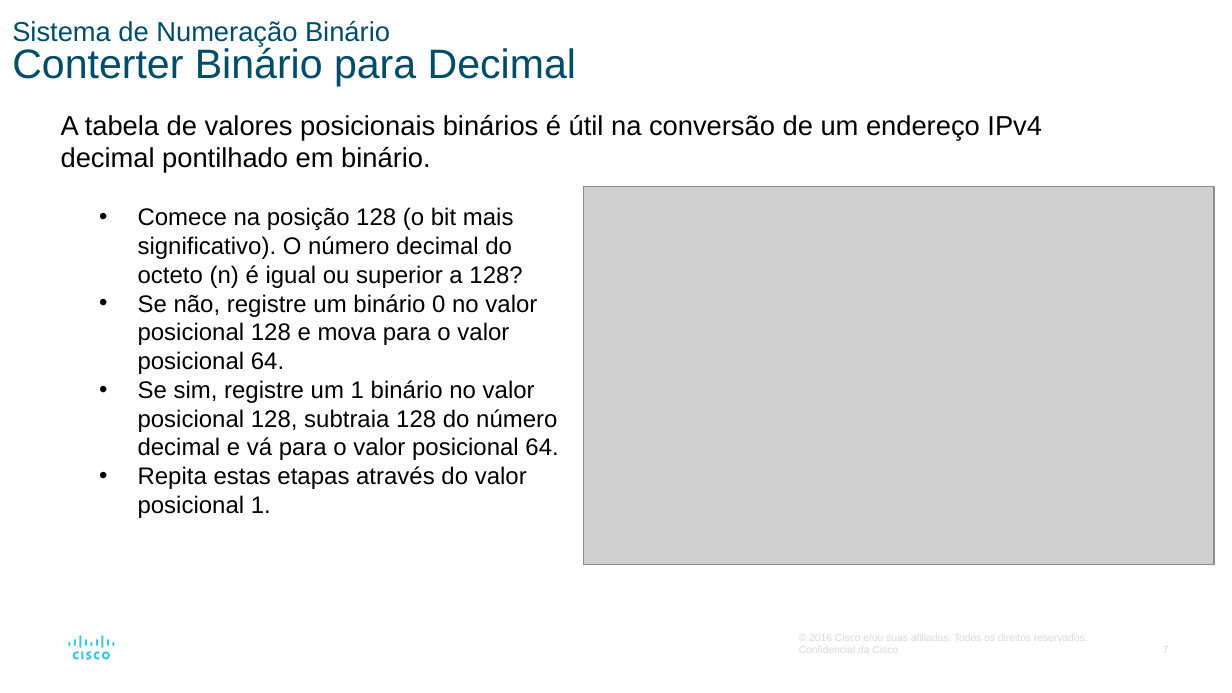
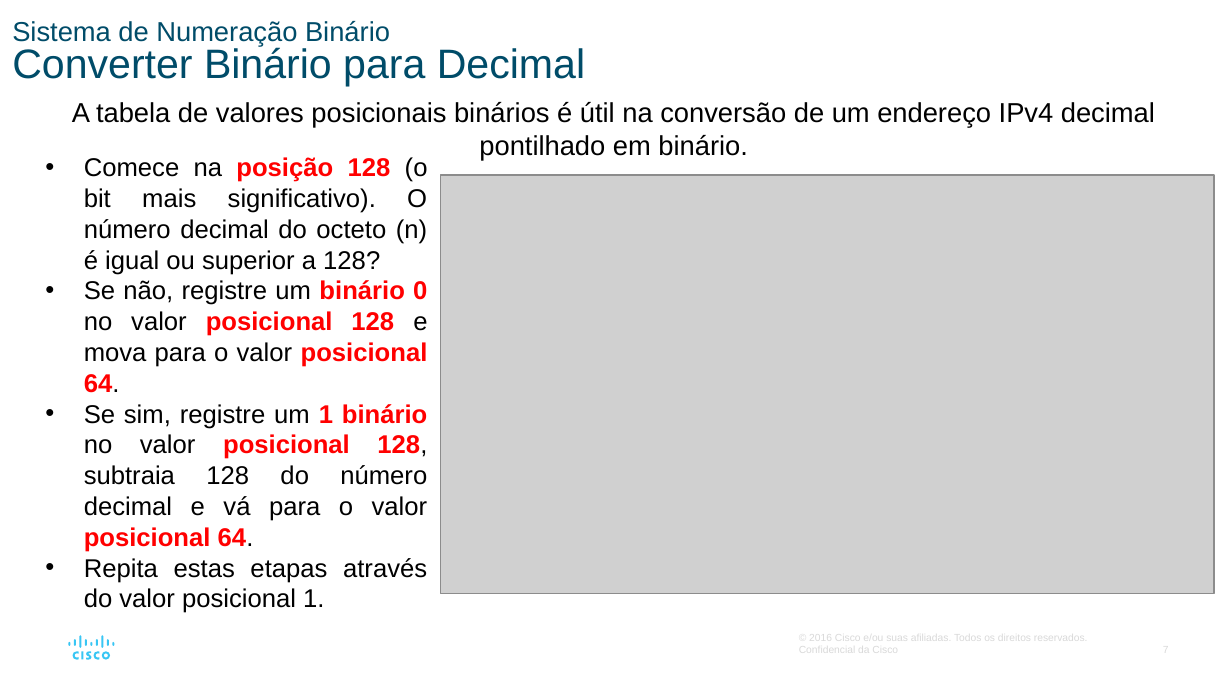
Before and after one commit to vaamonde/netacad, a slide deck: slide 7 of 02-CCNA-200-301-v7/01-CCNA-IntroducaoAsRedes-v7.02/01-Modulo01-PPTS/Modulo05-SistemaNumerico.pptx. Drawn at 1232x693 pixels with LibreOffice and Linux fonts; fonts in the diff are those of the drawing; grey boxes stand for pictures. Boxes give left, top, right and bottom in pixels: in the first picture for what was removed or moved away, otherwise in the second. Text is boxed around its words. In the diff, an @@ line names an element or a change of style, - is before the commit and + after.

```diff
--- a/02-CCNA-200-301-v7/01-CCNA-IntroducaoAsRedes-v7.02/01-Modulo01-PPTS/Modulo05-SistemaNumerico.pptx
+++ b/02-CCNA-200-301-v7/01-CCNA-IntroducaoAsRedes-v7.02/01-Modulo01-PPTS/Modulo05-SistemaNumerico.pptx
@@ title at (12,21,585,86): text changed @@
-Sistema de Numeração Binário
-Conterter Binário para Decimal
+Sistema de Numeração Binário
+Converter Binário para Decimal
@@ text "A tabela de valores posicionais ...": place and size @@
-text "A tabela de valores posicionais ..." at (61,115,1042,173)
+text "A tabela de valores posicionais ..." at (72,102,1155,160)
@@ text "A tabela de valores posicionais ..." at (72,102,1155,160): alignment left to centre @@
@@ text "Comece na posição 128 (o ...": place and size @@
-text "Comece na posição 128 (o ..." at (138,207,558,518)
+text "Comece na posição 128 (o ..." at (84,157,428,613)
@@ text "Comece na posição 128 (o ..." at (84,157,428,613): size 14 to 15 pt; text colour #000000 to #FF0000, bold on in "posição 128", "binário 0 posicional 128 posicional 64.", "1 binário posicional 128, posicional 64."; alignment left to justified @@
@@ picture: place and size @@
-picture at (584,186,1215,564)
+picture at (441,175,1215,594)
```
Also in this commit, not shown: 11 other slides changed, 7 other files.
